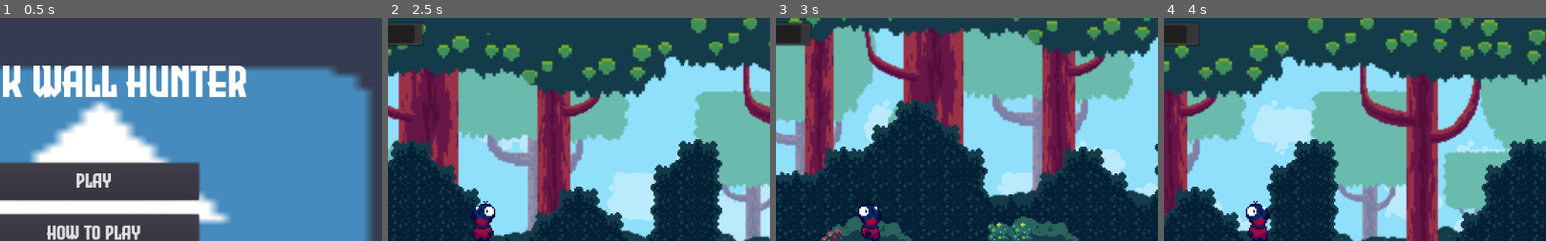
Above: before the commit, frames 1-4 (left to right).
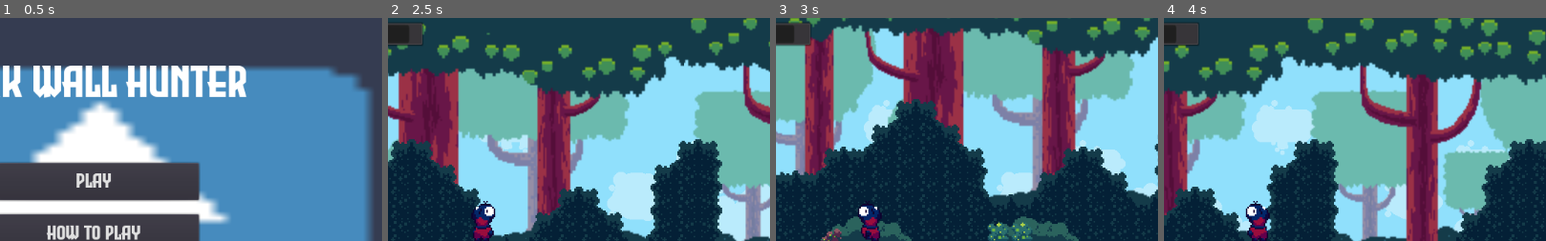
Above: after the commit, the same moments.

Repository: bosskab123/godot-wild-jam-36
Game: Godot game, scene res://scenes/uis/MainMenuUI.tscn
The game is run twice, just before and just after one commit, with the same random seed, the same clock (stepped at 60 frames per second) and the same inputs. The engine's default icon, where the game draws it, is replaced by a stand-in: a white triangle on a blue panel in a dark square.
Inputs:
- Up to frame 1 (0.5 s): no input
- Up to frame 2 (2.5 s): click "Play" at 0.5 s; hold D (move_right) 1.28-2.03 s; tap Y (next_chunk) at 1.35 s; tap W (jump) at 1.52, 2.27 s; hold A (move_left) from 2.03 s (still down); tap T (previous_chunk) at 2.1 s
- Up to frame 3 (3 s): release A (move_left) at 2.78 s; hold D (move_right) from 2.78 s (still down); tap Y (next_chunk) at 2.85 s
- Up to frame 4 (4 s): keep holding D (move_right); tap T (previous_chunk) at 3.6 s; tap W (jump) at 3.77 s
The pictures show only the part of the screen within x 38-88%, y 7-57%; the shares and areas given below are measured in that part.

Frame 1 is identical in both runs. In frame 2, less than 0.1% of the frame differs, in the area x 5-7%, y 3-11%; in frame 3, less than 0.1%; in frame 4, 0.2%, in the area x 3-6%, y 3-11%.

Commit message:
tweak energy drain rate

Diff:
--- a/scenes/player/Player.gd
+++ b/scenes/player/Player.gd
@@ -6,7 +6,7 @@
 
 # Energy System
 export(float) var MAX_ENERGY: float = 100
-export(float) var ENERGY_DRAIN_RATE: float = 1 # per sec
+export(float) var ENERGY_DRAIN_RATE: float = 2 # per sec
 var energy: float = MAX_ENERGY setget energy_set
 
 func _process(delta):
